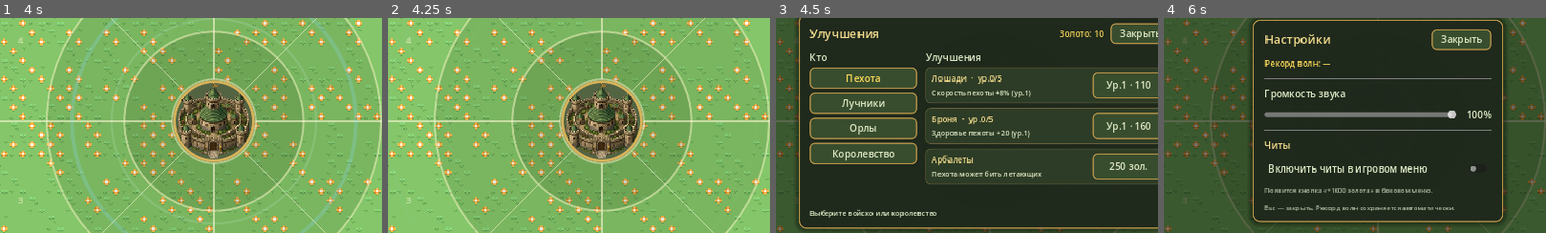
Above: before the commit, frames 1-4 (left to right).
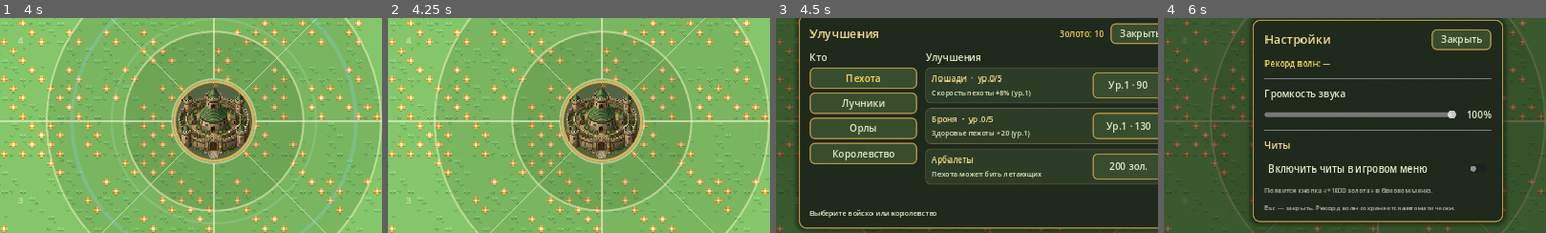
Above: after the commit, the same moments.

Repository: dmitrie43/TDK_game
Game: Godot game, scene res://scenes/main.tscn
Two runs of this game, one before a commit and one after it. Both use one fixed random seed, a clock stepped at 60 frames per second and the inputs below.
Inputs:
- Up to frame 1 (4 s): click "Заново" at 0.5 s; click "Заново" at 1.25 s; click "Заново" at 2 s; click "Лечение +50 · 100" at 2.75 s; click "Толчок · 90" at 3.5 s
- Up to frame 2 (4.25 s): no input
- Up to frame 3 (4.5 s): click "Улучшения" at 4.25 s
- Up to frame 4 (6 s): click "Закрыть" at 5 s; click "Настройки" at 5.75 s
The pictures show only the part of the screen within x 22-72%, y 26-76%; the shares and areas given below are measured in that part.

Frames 1-2 are identical in both runs. In frame 3, 0.3% of the frame differs, in the area x 86-98%, y 29-71%; in frame 4, nothing differs.

Commit message:
economy correct

Diff:
--- a/scripts/autoload/game_config.gd
+++ b/scripts/autoload/game_config.gd
@@ -20,17 +20,17 @@
 # --- Upgrades (each can be leveled 1…MAX) ---
 const UPGRADE_MAX_LEVEL := 5
 ## Base gold cost of level 1; higher levels use Upgrades.cost_for_next_level().
-const COST_UPG_INF_HORSES := 110
-const COST_UPG_INF_ARMOR := 160
+const COST_UPG_INF_HORSES := 90
+const COST_UPG_INF_ARMOR := 130
 ## Once-only unlocks (not leveled).
-const COST_UPG_INF_CROSSBOWS := 250
-const COST_UPG_ARC_SIGHT := 250
-const COST_UPG_ARC_BOWS := 210
-const COST_UPG_ARC_FIRE_RATE := 190
-const COST_UPG_KING_DURABILITY := 210
-const COST_UPG_KING_BUILDERS := 230
-const COST_UPG_EAG_FLIGHT := 140
-const COST_UPG_EAG_MANEUVER := 170
+const COST_UPG_INF_CROSSBOWS := 200
+const COST_UPG_ARC_SIGHT := 200
+const COST_UPG_ARC_BOWS := 170
+const COST_UPG_ARC_FIRE_RATE := 150
+const COST_UPG_KING_DURABILITY := 170
+const COST_UPG_KING_BUILDERS := 190
+const COST_UPG_EAG_FLIGHT := 110
+const COST_UPG_EAG_MANEUVER := 140
 ## Per-level effect amounts (total = per_level * current_level).
 const UPG_INF_HORSES_SPEED_PER_LEVEL := 0.08 ## L5 → +40% speed
 const UPG_INF_ARMOR_HP_PER_LEVEL := 20
@@ -93,11 +93,11 @@
 const COST_PLAYER_INFANTRY := 45
 const COST_PLAYER_ARCHER := 60
 const COST_PLAYER_EAGLE := 80
-const GOLD_PER_ENEMY_INFANTRY := 9
-const GOLD_PER_ENEMY_ARCHER := 11
-const GOLD_PER_ENEMY_FLYER := 13
-const GOLD_PER_BOSS_KNIGHT := 200
-const GOLD_WAVE_CLEAR := 40
+const GOLD_PER_ENEMY_INFANTRY := 10
+const GOLD_PER_ENEMY_ARCHER := 13
+const GOLD_PER_ENEMY_FLYER := 15
+const GOLD_PER_BOSS_KNIGHT := 300
+const GOLD_WAVE_CLEAR := 50
 
 # --- Boss knight (first at wave 10, then every REPEAT waves, stronger each time) ---
 const BOSS_KNIGHT_WAVE := 10
